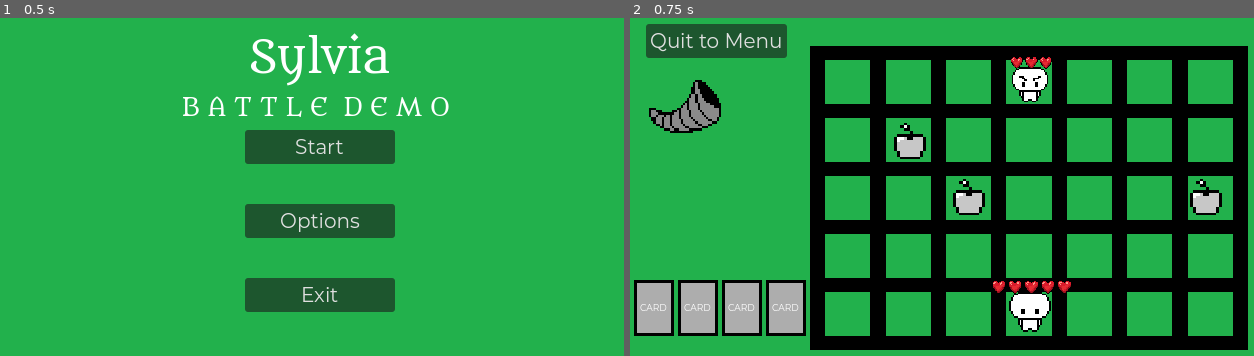
Above: before the commit, frames 1-2 (left to right).
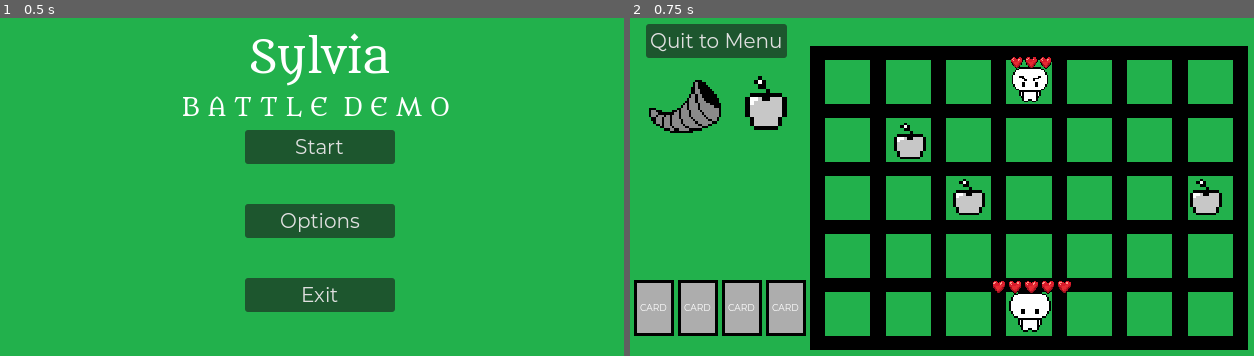
Above: after the commit, the same moments.

Repository: Endermandels/Sylvia
Game: Godot game, scene res://start_menu/start_menu.tscn
Same seed, same stepped clock (60 frames per second), same inputs: the game is played once before the commit and once after it.
Inputs:
- Up to frame 1 (0.5 s): no input
- Up to frame 2 (0.75 s): click "Start" at 0.5 s

Frame 1 is identical in both runs. In frame 2, 0.7% of the frame differs, in the area x 18-26%, y 17-34%.

Commit message:
create food count script and scene, add found count display to battle scene.

Diff:
--- a/battle/BattleScene.gd
+++ b/battle/BattleScene.gd
@@ -24,6 +24,7 @@
 @onready var food_spaces = $FoodSpaces
 @onready var spaces = $Spaces
 @onready var enemies = $Enemies
+@onready var food_counter = $FoodCounter
 
 var gamestate = State.PLAYER_TURN
 var actions_taken = []
@@ -124,6 +125,7 @@
 	current_char.use_action()
 	actions_taken.append('collect_food')
 	get_food_under_character().queue_free() # make that food item disapear.
+	food_counter.increment_count() # increment the food counter
 	players_turn()
 
 """
--- a/battle/BattleScene.tscn
+++ b/battle/BattleScene.tscn
@@ -12,6 +12,7 @@
 [ext_resource type="AudioStream" uid="uid://88wruo2jyoh8" path="res://Music/battle_music (surf).ogg" id="10_i4mvg"]
 [ext_resource type="PackedScene" uid="uid://dxqbt1cqviw66" path="res://card_ui/card_ui.tscn" id="11_23mjc"]
 [ext_resource type="Script" path="res://battle_ui/hand.gd" id="11_o3fgr"]
+[ext_resource type="PackedScene" uid="uid://d0dini4k6lsu7" path="res://battle_ui/food_count.tscn" id="13_dakvr"]
 
 [sub_resource type="GDScript" id="GDScript_76nkh"]
 script/source = "extends Button
@@ -319,6 +320,13 @@
 
 [node name="EndOfTurn" parent="." instance=ExtResource("7_np6ef")]
 position = Vector2(56, 88)
+
+[node name="FoodCounter" parent="." instance=ExtResource("13_dakvr")]
+offset_left = 136.0
+offset_top = 88.0
+offset_right = 136.0
+offset_bottom = 88.0
+scale = Vector2(0.836259, 0.836259)
 
 [node name="AudioStreamPlayer" type="AudioStreamPlayer" parent="."]
 stream = ExtResource("10_i4mvg")
--- a/battle/hearts_container.tscn
+++ b/battle/hearts_container.tscn
@@ -1,6 +1,7 @@
-[gd_scene load_steps=2 format=3 uid="uid://blul8swm87aem"]
+[gd_scene load_steps=3 format=3 uid="uid://blul8swm87aem"]
 
 [ext_resource type="Script" path="res://battle/hearts_container.gd" id="1_x0vii"]
+[ext_resource type="PackedScene" uid="uid://bk4y0qroc24of" path="res://battle/heart_gui.tscn" id="2_q6cd4"]
 
 [node name="heartsContainer" type="HBoxContainer"]
 offset_left = -28.0
@@ -11,3 +12,12 @@
 theme_override_constants/separation = 1
 alignment = 1
 script = ExtResource("1_x0vii")
+
+[node name="heartGUI" parent="." instance=ExtResource("2_q6cd4")]
+layout_mode = 2
+
+[node name="heartGUI2" parent="." instance=ExtResource("2_q6cd4")]
+layout_mode = 2
+
+[node name="heartGUI3" parent="." instance=ExtResource("2_q6cd4")]
+layout_mode = 2
--- /dev/null
+++ b/battle_ui/food_count.gd
@@ -0,0 +1,24 @@
+extends Control
+
+# the current count of collected food items.
+var food_count: int = 0
+
+# reference to the Label node to display the count.
+@onready var label: Label = $Sprite2D/Label
+
+func _ready():
+	update_label() # initializes with 0
+
+func increment_count():
+	# increments the count by one.
+	food_count += 1
+	update_label()
+
+func set_count(value: int):
+	# sets the count to a specific number.
+	food_count = value
+	update_label()
+
+func update_label():
+	# updates the label with the current count.
+	label.text = str(food_count)
--- /dev/null
+++ b/battle_ui/food_count.tscn
@@ -0,0 +1,31 @@
+[gd_scene load_steps=3 format=3 uid="uid://d0dini4k6lsu7"]
+
+[ext_resource type="Texture2D" uid="uid://ci27jwlgn78tc" path="res://assets/apple.png" id="1_lcmds"]
+[ext_resource type="Script" path="res://battle_ui/food_count.gd" id="1_riikw"]
+
+[node name="FoodCounter" type="Control"]
+layout_mode = 3
+anchors_preset = 15
+anchor_right = 1.0
+anchor_bottom = 1.0
+grow_horizontal = 2
+grow_vertical = 2
+script = ExtResource("1_riikw")
+
+[node name="Sprite2D" type="Sprite2D" parent="."]
+scale = Vector2(4.91667, 4.91667)
+texture = ExtResource("1_lcmds")
+
+[node name="Label" type="Label" parent="Sprite2D"]
+anchors_preset = -1
+offset_left = -1.62712
+offset_top = -2.44068
+offset_right = 22.3729
+offset_bottom = 42.5593
+scale = Vector2(0.153307, 0.195869)
+theme_override_colors/font_color = Color(0, 0, 0, 1)
+theme_override_font_sizes/font_size = 36
+text = "0"
+horizontal_alignment = 1
+vertical_alignment = 1
+metadata/_edit_use_anchors_ = true
Not shown: 1 places in battle/BattleScene.tscn that only renumber resources
